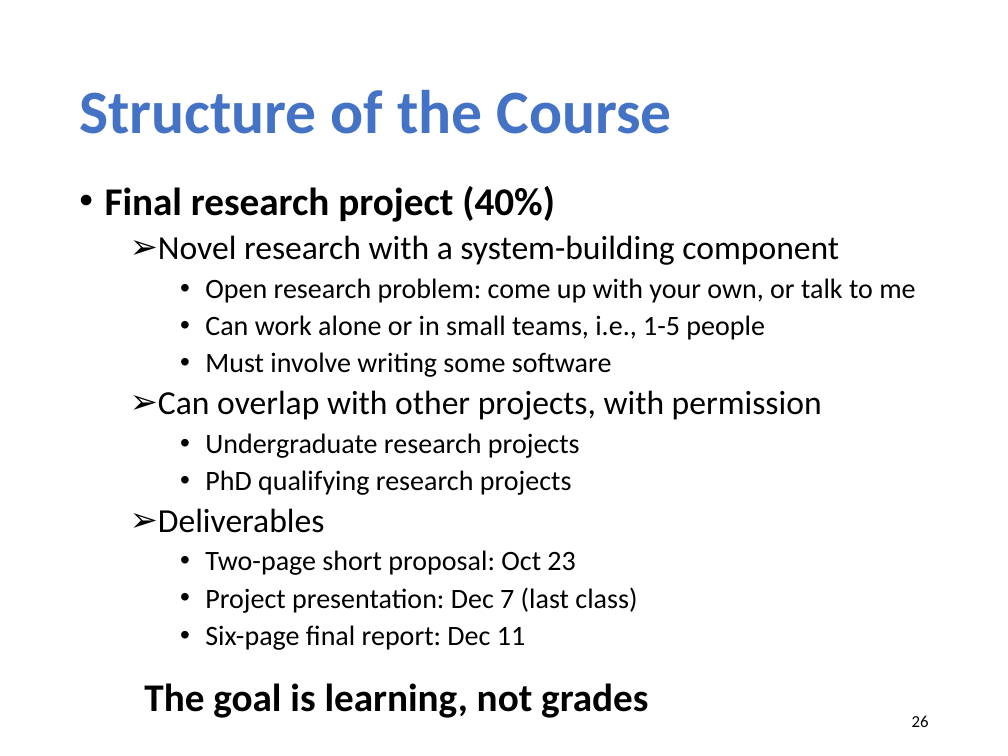
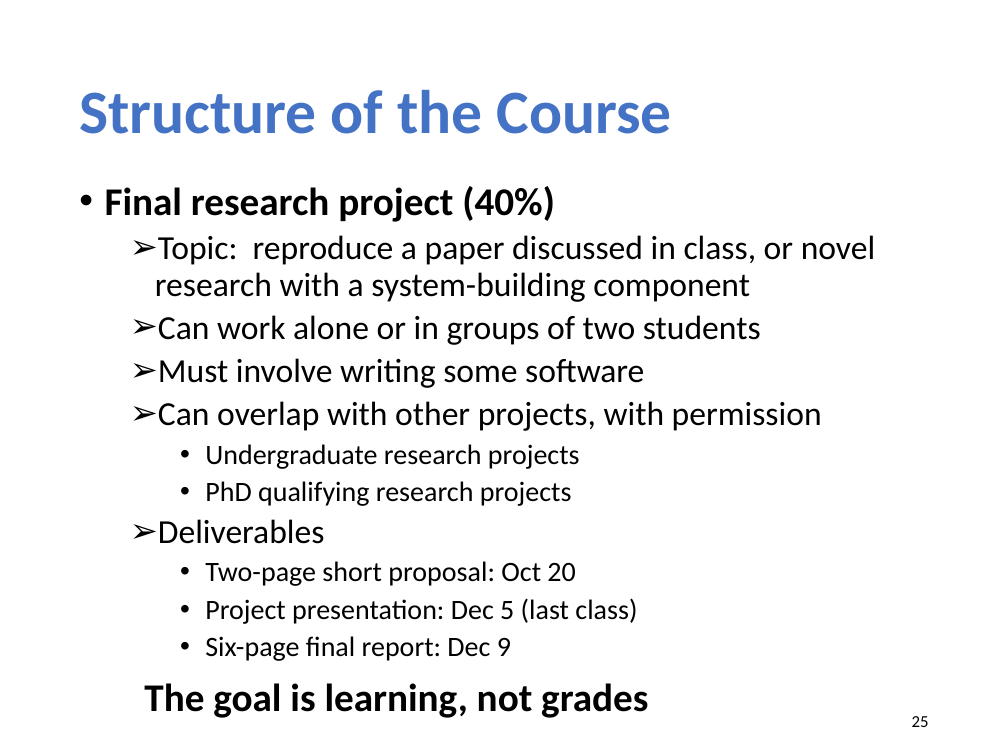
Before and after one commit to xinjin/course-adv-net, a slide deck: slide 25 of slides/lec01_overview.pptx (slide 26 before the commit). Drawn at 1008x756 pixels with LibreOffice and Linux fonts; fonts in the diff are those of the drawing. Boxes give left, top, right and bottom in pixels: in the first picture for what was removed or moved away, otherwise in the second. Text is boxed around its words. In the diff, an @@ line names an element or a change of style, - is before the commit and + after.

```diff
--- a/slides/lec01_overview.pptx
+++ b/slides/lec01_overview.pptx
@@ text at (155,235,875,345): text changed; size 20 to 24 pt @@
-  ➢ Novel research with a system-building component
-    • Open research problem: come up with your own, or talk to me
-    • Can work alone or in small teams, i.e., 1-5 people
+  ➢ Topic: reproduce a paper discussed in class, or novel research with a system-building component
+  ➢ Can work alone or in groups of two students
@@ text at (158,358,644,388): size 20 to 24 pt in "Must involve writing some software"; bullet • to ➢; list level 3 to 2 in "Must involve writing some software" @@
@@ text at (205,561,637,661): text changed @@
-    • Two-page short proposal: Oct 23
-    • Project presentation: Dec 7 (last class)
-    • Six-page final report: Dec 11
+    • Two-page short proposal: Oct 20
+    • Project presentation: Dec 5 (last class)
+    • Six-page final report: Dec 9
@@ page number at (912,716,929,727): text changed @@
-26
+25
```
Also in this commit, not shown: 8 other slides changed, 1 slide removed, 1 other file.
